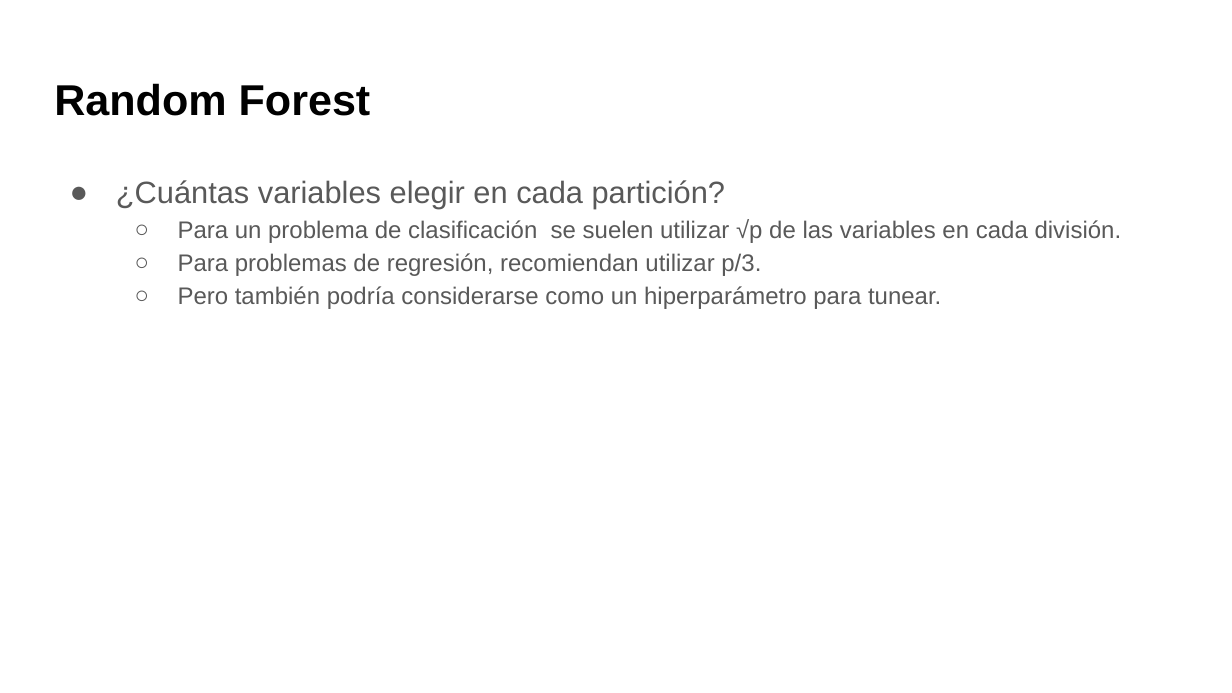
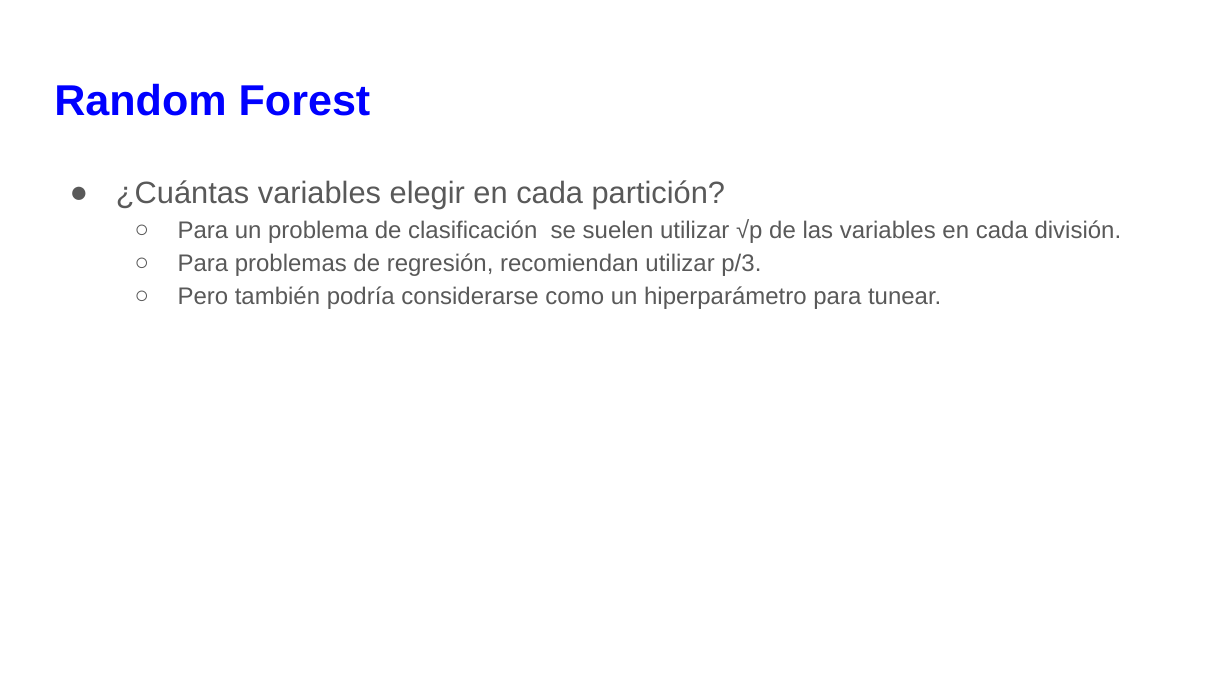
Before and after one commit to DCSCyHD/modulo_4, a slide deck: slide 5 of clase3/Ensamble learning 2.pptx. Drawn at 1232x693 pixels with LibreOffice and Linux fonts; fonts in the diff are those of the drawing. Boxes give left, top, right and bottom in pixels: in the first picture for what was removed or moved away, otherwise in the second. Text is boxed around its words. In the diff, an @@ line names an element or a change of style, - is before the commit and + after.

```diff
--- a/clase3/Ensamble learning 2.pptx
+++ b/clase3/Ensamble learning 2.pptx
@@ title "Random Forest" at (x1=54, y1=83, x2=371, y2=116): text colour #000000 to #0000FF @@
```
Also in this commit, not shown: 6 other slides changed, 44 other files.
